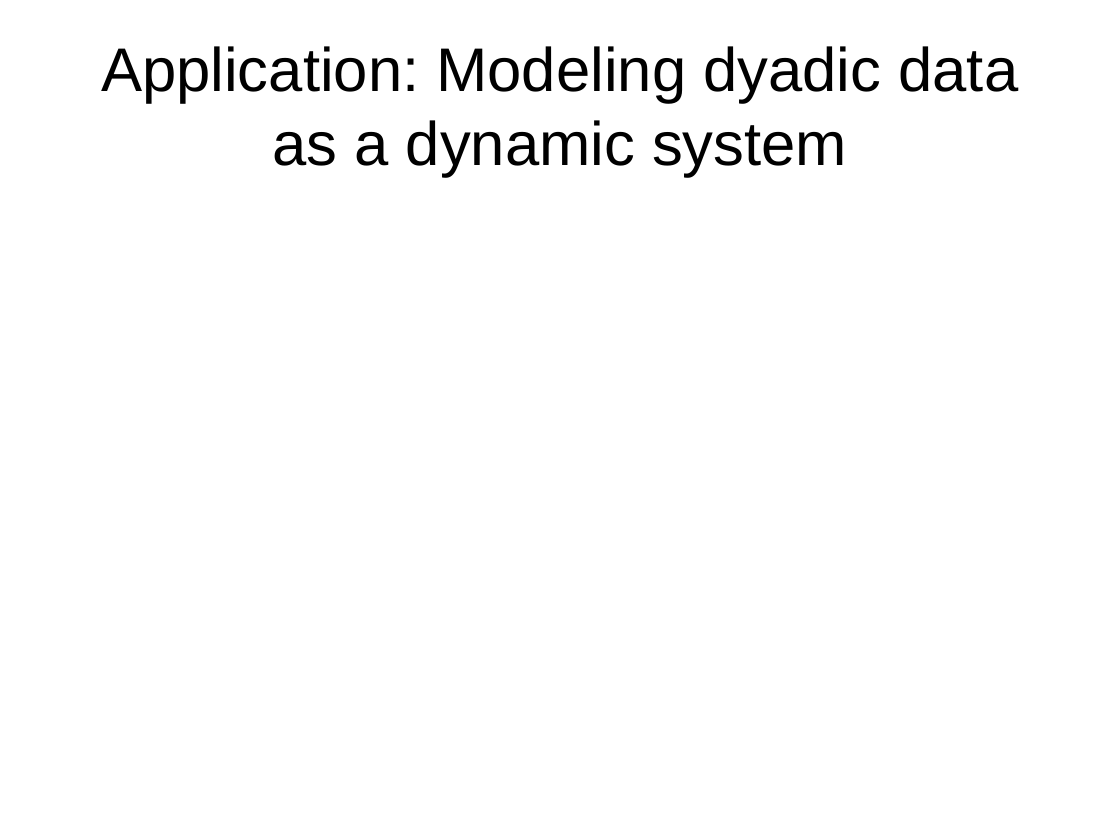
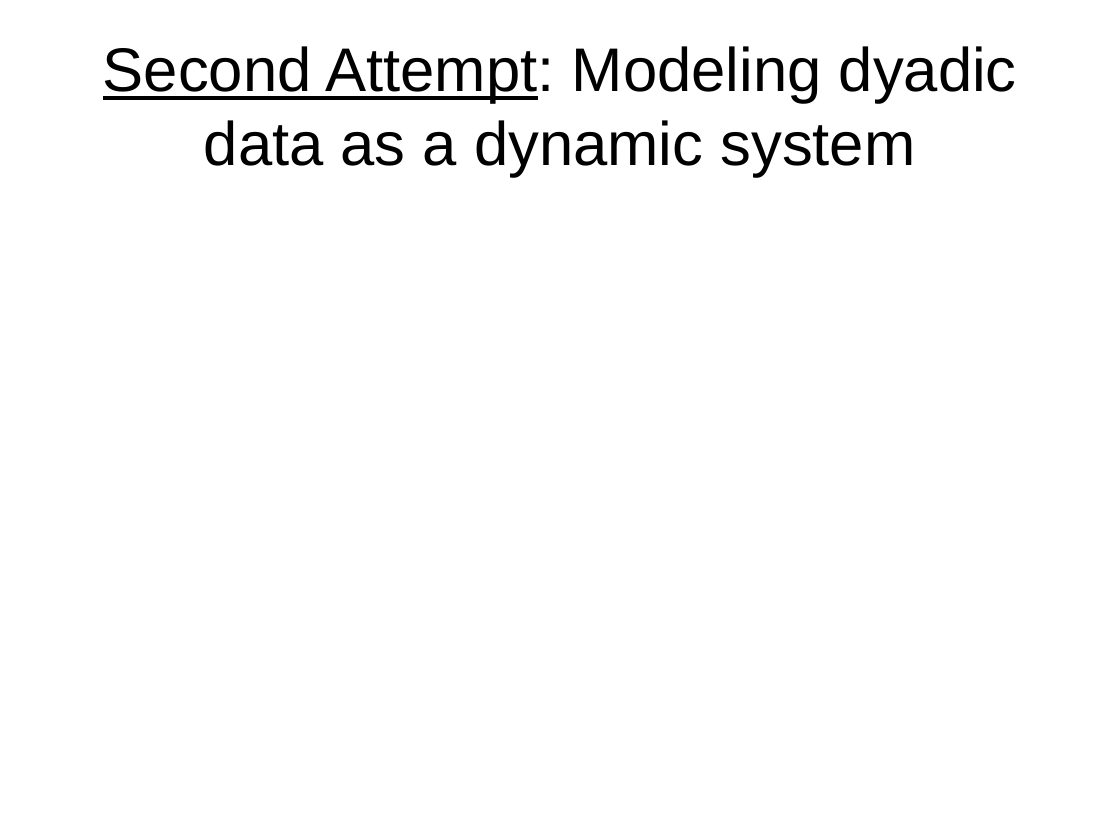
Before and after one commit to mayazrm/KZNB, a slide deck: slide 13 of DSM/Bolger_DSM_Report_from_the_Trenches_170614.pptx. Drawn at 1120x840 pixels with LibreOffice and Linux fonts; fonts in the diff are those of the drawing. Boxes give left, top, right and bottom in pixels: in the first picture for what was removed or moved away, otherwise in the second. Text is boxed around its words. In the diff, an @@ line names an element or a change of style, - is before the commit and + after.

```diff
--- a/DSM/Bolger_DSM_Report_from_the_Trenches_170614.pptx
+++ b/DSM/Bolger_DSM_Report_from_the_Trenches_170614.pptx
@@ title at bbox=[103, 46, 1017, 176]: text changed @@
-Application: Modeling dyadic data as a dynamic system
+Second Attempt: Modeling dyadic data as a dynamic system
```
Also in this commit, not shown: 10 other slides changed, 4 slides added, 1 slide removed, 2 other files.
